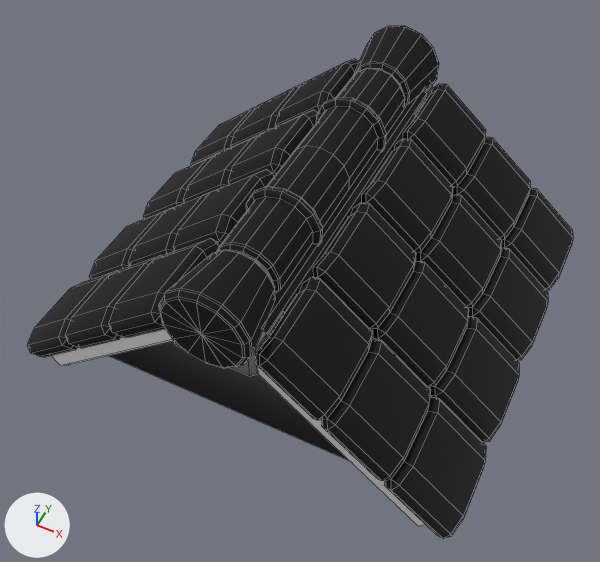
What one commit did to the FBX model Assets/PackageAsset/Honda 1/Wood/SM_Wood_Roof_01.fbx.
The view is the same before and after, from a 50 mm lens placed at (0.59, -1.273, 1.215), pointed at (0.0, -0.095, -0.259). Arrows for +X, +Y and +Z are at lower left; the lights stay in place. Mesh edges are drawn as thin lines. Where no turn or scale is listed for an object, it has been applied to the vertices.

Names of what the first picture shows: 'SM_Wood_Roof_01'.
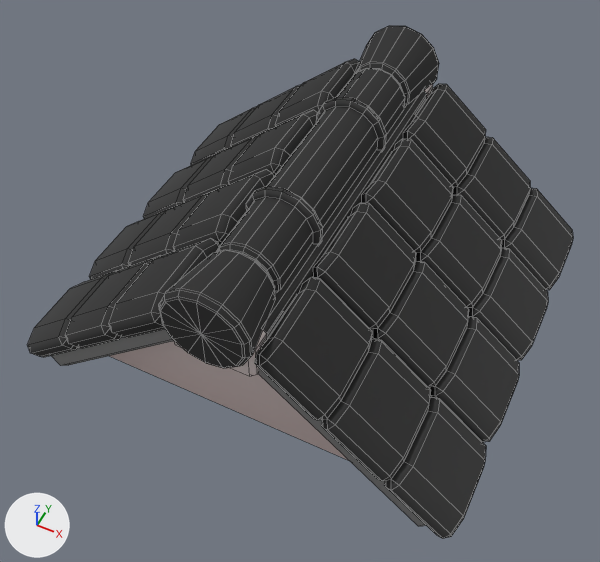
The newer file is also turned or shifted as a whole; pictures and numbers use the older file's frame.

Changed parts and their boxes [x1, y1, x2, y2] in the pictures (600 x 562 px):
'SM_Wood_Roof_01', surface changed, reshaped
    both: [28, 26, 573, 538]
part 1 of me_cube_017, cut back
    both: [221, 68, 405, 288]

Patch to the scene script:
```diff
--- a/Assets/PackageAsset/Honda 1/Wood/SM_Wood_Roof_01.fbx.py
+++ b/Assets/PackageAsset/Honda 1/Wood/SM_Wood_Roof_01.fbx.py
@@ img_t_all_01_png @@
+img_t_all_01_png = load_image('T_All_01.png', '../T_All_01.png', 2048, 2048, 'sRGB')
@@ mat_mi_wood_01 @@
 mat_mi_wood_01 = principled_material('MI_Wood_01')
-mat_mi_wood_01.texture = img_t_clay_01_png
+mat_mi_wood_01.texture = img_t_all_01_png
 mat_mi_wood_01.roughness = 0.917
@@ me_cube_017 @@
 # used by ob_sm_wood_roof_01; location = (0.0, 0.0, 0.0)
-me_cube_017.from_pydata(...)  # 1856 vertices, 1665 faces; spans x -0.543..0.543, y -0.502..0.502, z -0.467..0.101
+me_cube_017.from_pydata(...)  # 1842 vertices, 1651 faces; spans x -0.543..0.543, y -0.502..0.502, z -0.467..0.101
+# me_cube_017 part 1
+# 14 vertices are removed from x -0.073..0.073, y 0.0, z -0.075..0.075
+# 28 faces are deleted
+# 14 new faces join them
 me_cube_017.materials.append(mat_mi_wood_01)
```
